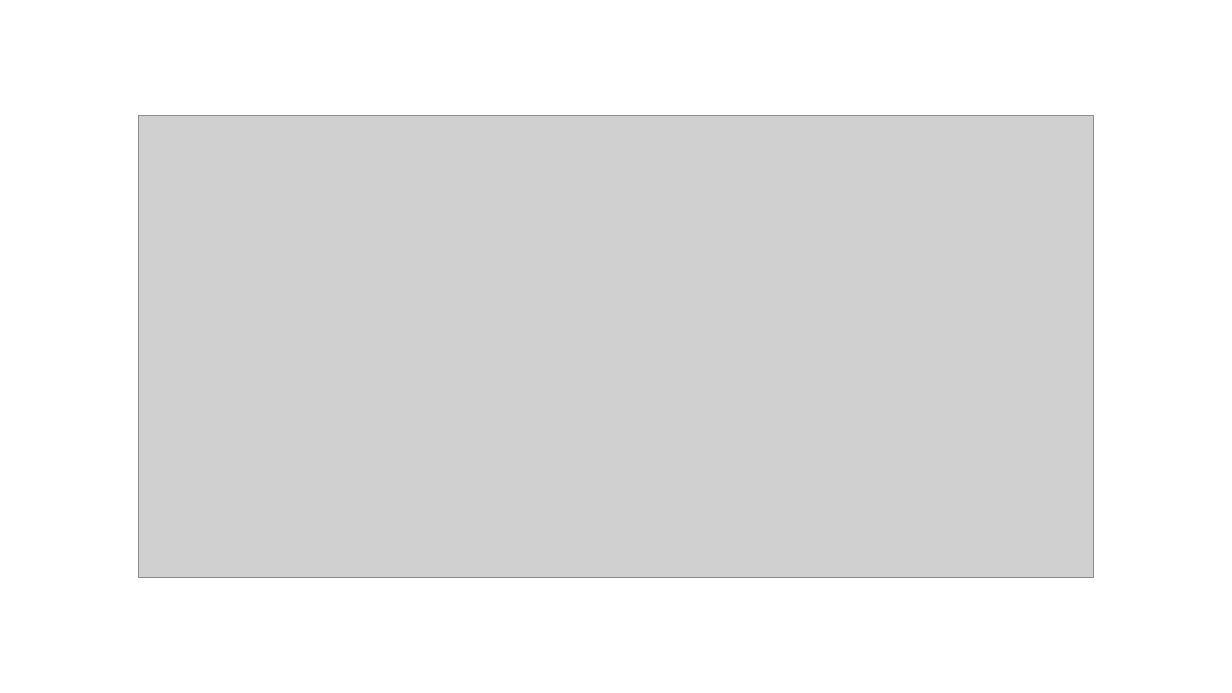
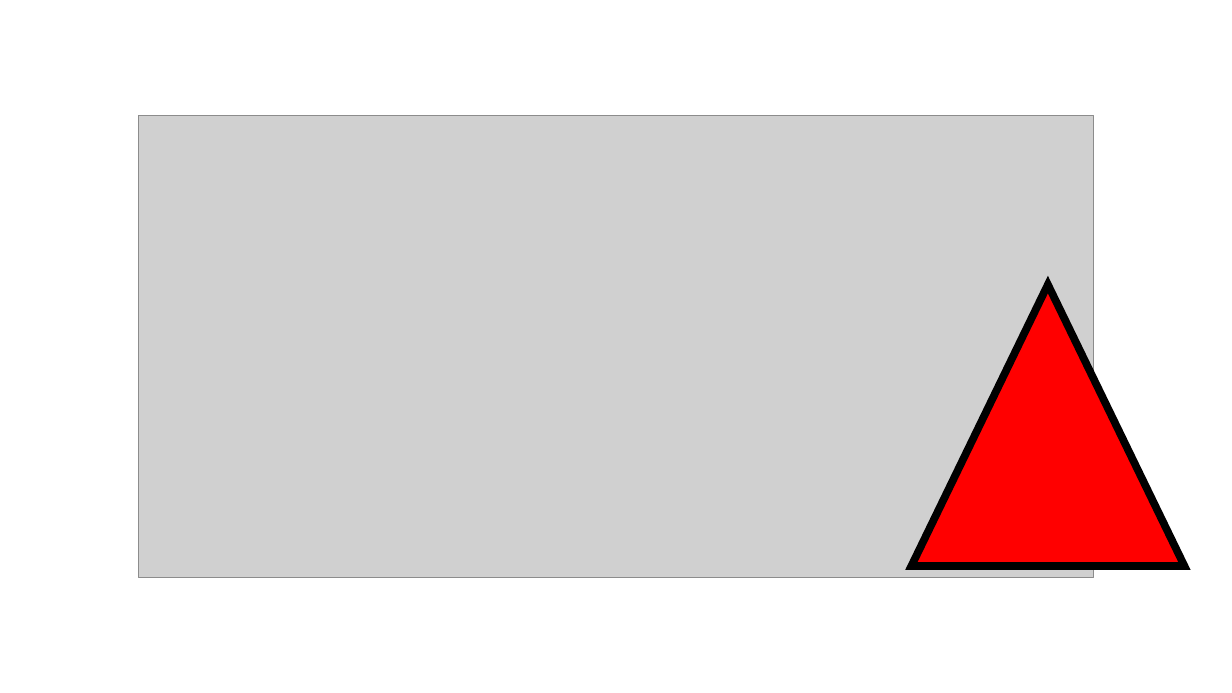
Before and after one commit to Adrifelcha/afchavez-019, a slide deck: slide 46 of RIMEDIE/Mat09_2015/Iniciativa_Fel/Examen_PLANEA092015.pptx. Drawn at 1232x693 pixels with LibreOffice and Linux fonts; fonts in the diff are those of the drawing; grey boxes stand for pictures. Boxes give left, top, right and bottom in pixels: in the first picture for what was removed or moved away, otherwise in the second. Text is boxed around its words. In the diff, an @@ line names an element or a change of style, - is before the commit and + after.

```diff
--- a/RIMEDIE/Mat09_2015/Iniciativa_Fel/Examen_PLANEA092015.pptx
+++ b/RIMEDIE/Mat09_2015/Iniciativa_Fel/Examen_PLANEA092015.pptx
@@ triangle added at (x1=911, y1=285, x2=1184, y2=567), fill #FF0000, outline #000000 6 pt @@
```
Also in this commit, not shown: 25 other slides changed, 1 slide added, 1 slide removed, 2 other files.
